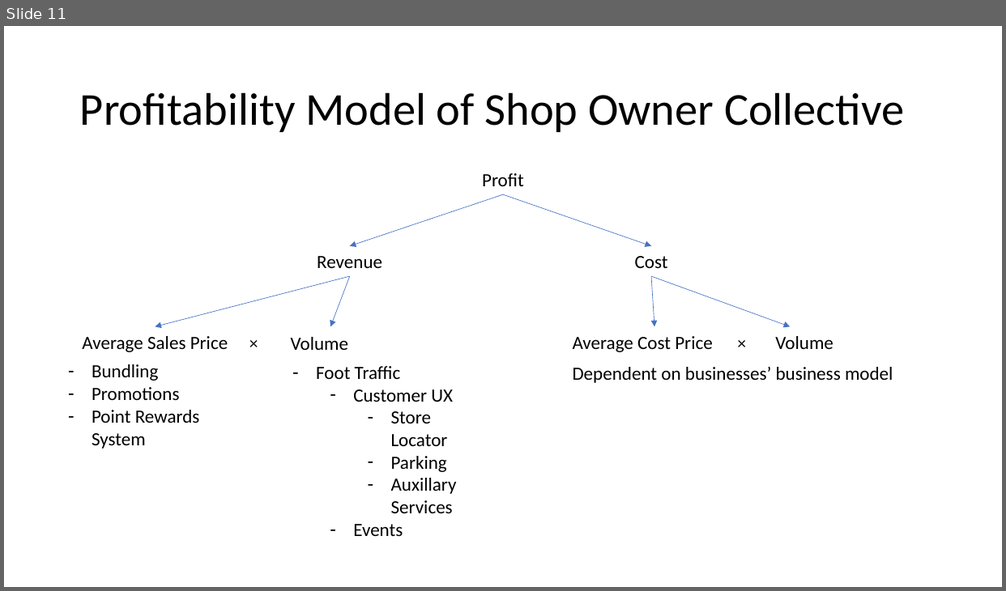
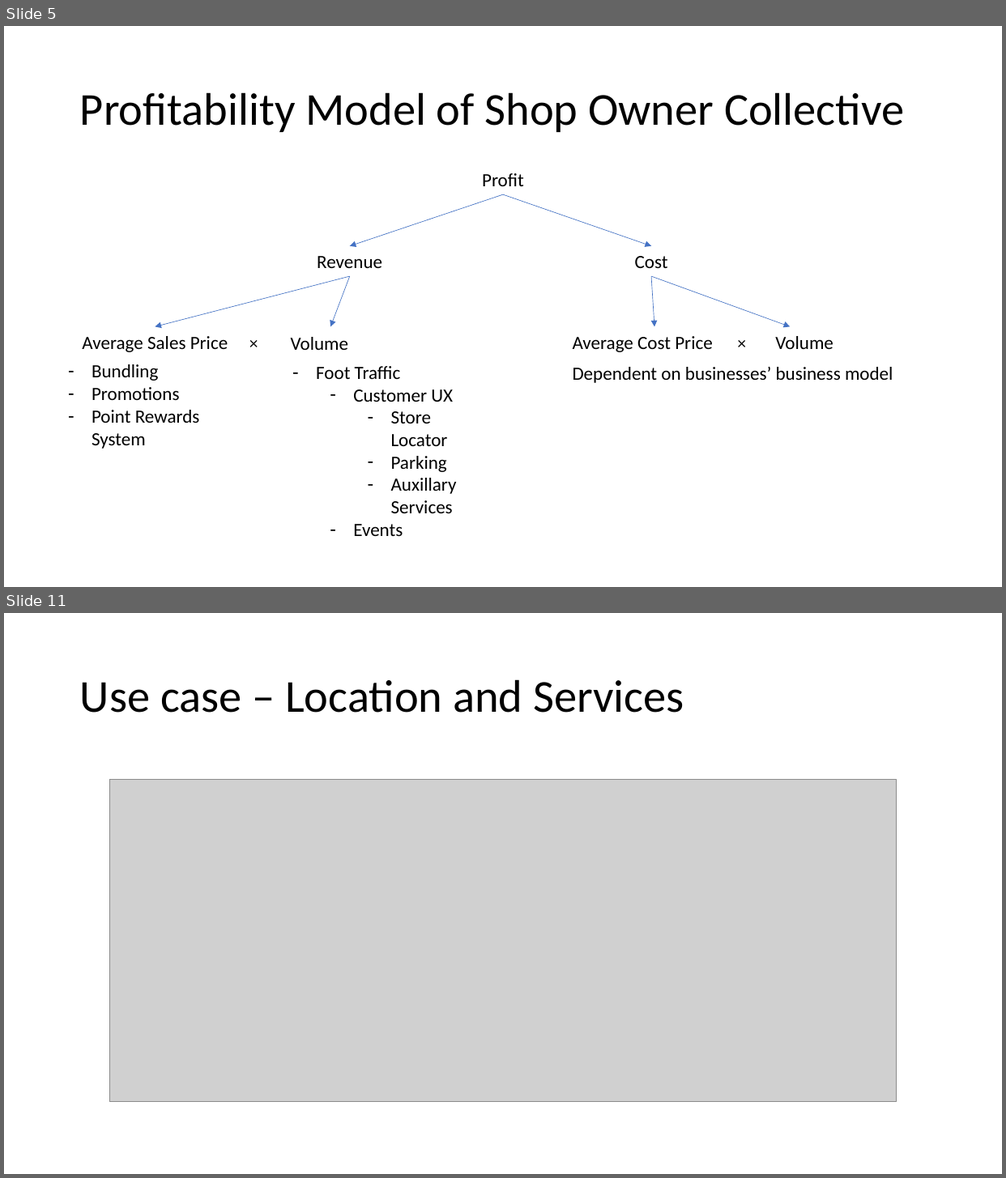
Before and after one commit to MeCode4Food/ACNAPI-code-challenge, a slide deck: documentation and slides/Business use case for Mall app.pptx. Shown one above the other, each under a label of ours: slide 11 before the commit, slides 5 and 11 after it; the slides between them are not shown. The pictures are 1006x591 and 1006x1178 pixels, drawn with LibreOffice and Linux fonts; fonts in the diff are those of the drawing; grey boxes stand for pictures. Boxes give left, top, right and bottom in pixels: in the first picture for what was removed or moved away, otherwise in the second. Text is boxed around its words. In the diff, an @@ line names an element or a change of style, - is before the commit and + after.

```diff
--- a/documentation and slides/Business use case for Mall app.pptx
+++ b/documentation and slides/Business use case for Mall app.pptx
@@ slide 11 added at (4, 613, 1002, 1174), background #FFFFFF @@
@@ title added at (80, 679, 684, 713), 44 pt, text #000000 @@
+Use case – Location and Services
@@ picture added at (109, 779, 897, 1102) @@
@@ what was slide 11 is now slide 5 @@
```
Also in this commit, not shown: 1 slide changed, 5 other slides added, 6 slides removed, 1 other file.
